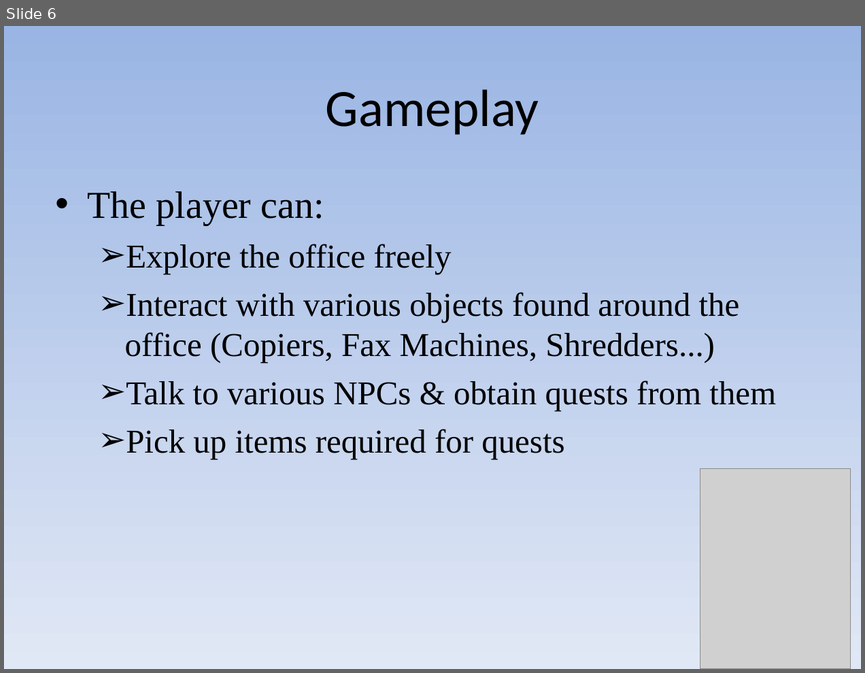
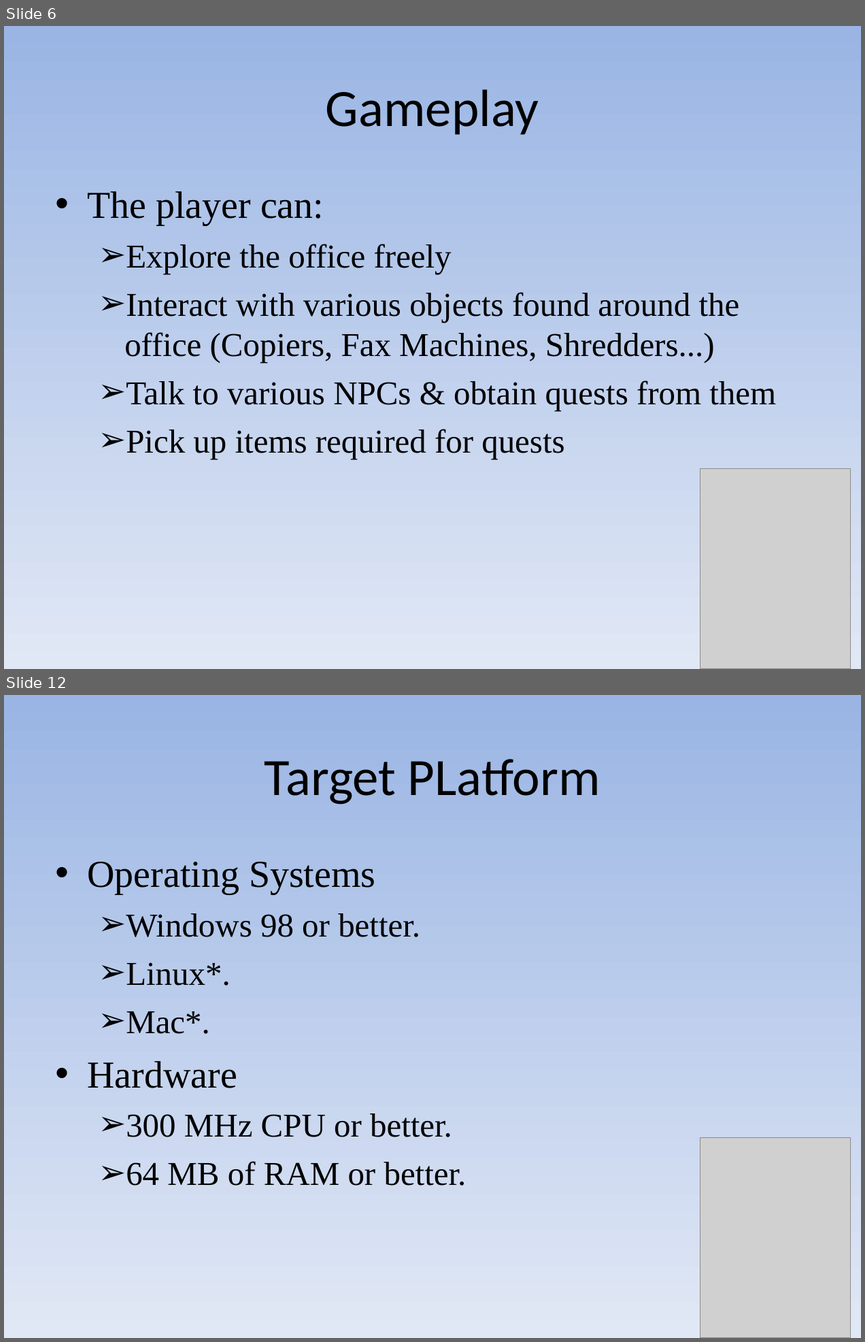
Before and after one commit to w016869e/intern-quest, a slide deck: docs/proposal_show.pps. Shown one above the other, each under a label of ours: slide 6 before the commit, slides 6 and 12 after it; the slides between them are not shown. The pictures are 865x673 and 865x1342 pixels, drawn with LibreOffice and Linux fonts; fonts in the diff are those of the drawing; grey boxes stand for pictures. Boxes give left, top, right and bottom in pixels: in the first picture for what was removed or moved away, otherwise in the second. Text is boxed around its words. In the diff, an @@ line names an element or a change of style, - is before the commit and + after.

```diff
--- a/docs/proposal_show.pps
+++ b/docs/proposal_show.pps
@@ slide 12 added at [4,695,861,1338], background gradient #9AB5E4 to #E1E8F5 @@
@@ text added at [264,759,600,804], 44 pt, text #000000 @@
+Target PLatform
@@ text added at [87,862,466,1185], 28 pt, text #000000 @@
+• Operating Systems
+  ➢ Windows 98 or better.
+  ➢ Linux*.
+  ➢ Mac*.
+• Hardware
+  ➢ 300 MHz CPU or better.
+  ➢ 64 MB of RAM or better.
@@ picture added at [700,1137,851,1338] @@
```
Also in this commit, not shown: 4 other slides changed, 8 other slides added.
